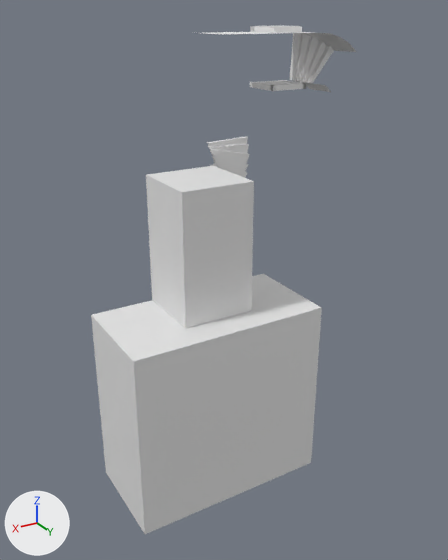
The Blender file TFG_inicial/Assets/Modelos/Fuera_de_celda.blend, before and after one commit.
One viewpoint serves both versions: a 50 mm lens placed at (11.3, 15.61, 3.05), pointed at (2.86, 1.54, -3.99). Arrows for +X, +Y and +Z are at lower left; the lights stay in place.
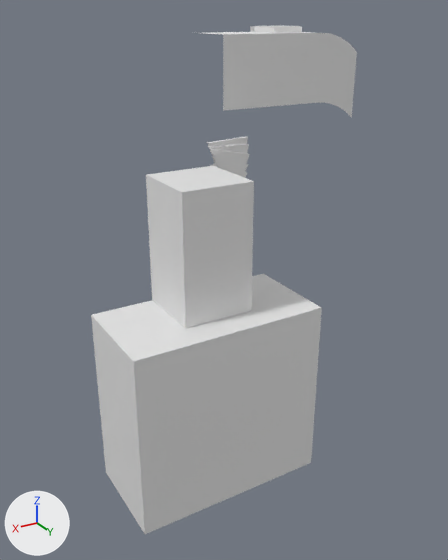
Pixel boxes [x1, y1, x2, y2] of what changed, in the pictures (448 x 560 px):
'Cube.001', reshaped (39% taller)
    before: [206, 26, 356, 92]
    after: [206, 26, 357, 118]
part 1 of me_cube_002, added
    after: [223, 33, 357, 118]

The change in detail:
me_cube_002 is used by ob_cube_001; location (0.0, 0.0, 0.0); scale (3.0, 3.0, 5.0).
me_cube_002 had 92 vertices, 66 faces and spanned x -0.68..0.84, y -0.24..0.32, z 0.18..0.54.
me_cube_002 now has 107 vertices, 80 faces and spans x -0.68..0.84, y -0.24..0.32, z 0.02..0.54.
Part 1, on me_cube_002:
2 vertices are added at (-0.63, 0.32, 0.05), (-0.63, 0.32, 0.05).
13 new vertices lie (0.0, 0.0, -0.38) away from vertices in x -0.68..0.84, y 0.31..0.32, z 0.4..0.51.
14 new faces join them, mat_material (white #e7e7e7).
